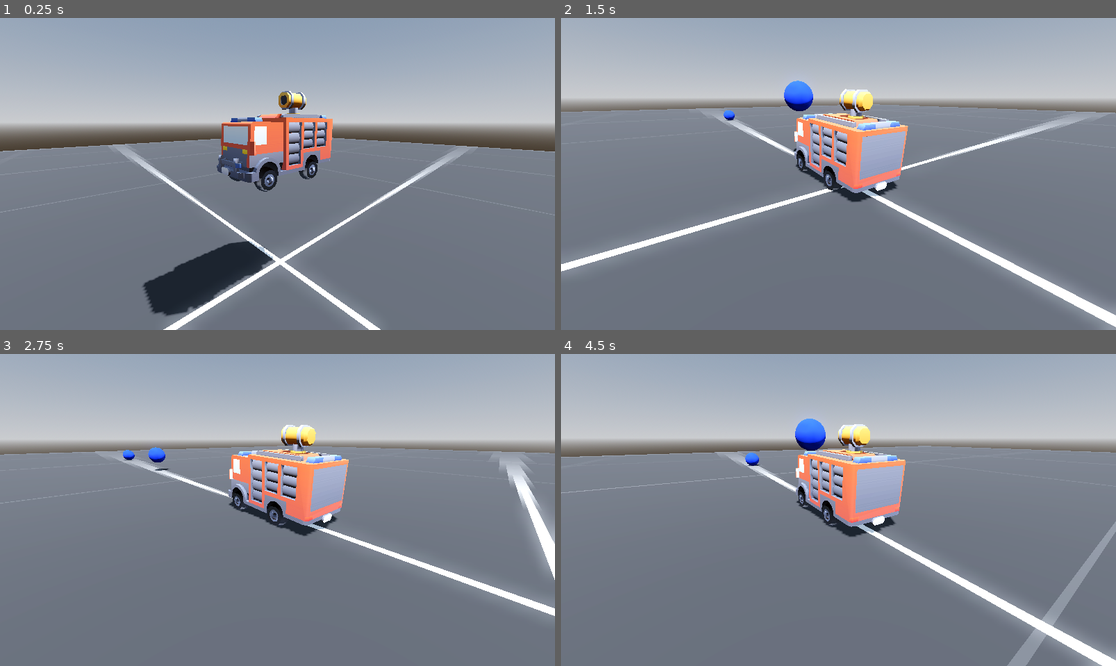
Above: before the commit, frames 1-4 (two rows, left to right).
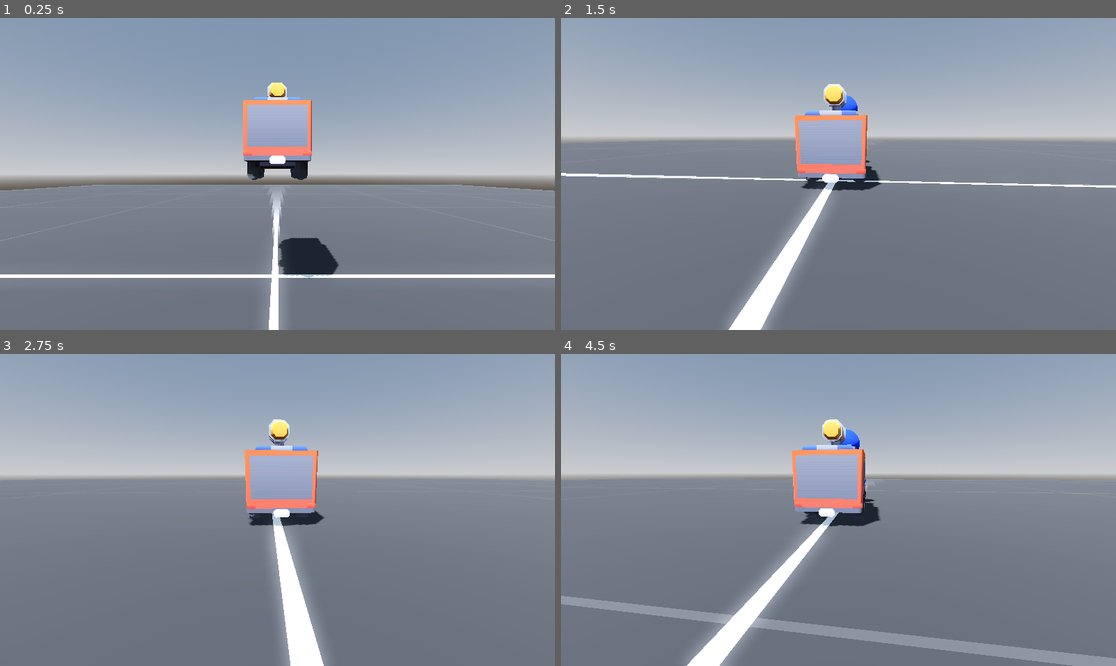
Above: after the commit, the same moments.

Repository: mpowell773/FireFighter
Game: Godot game, scene res://Scenes/main.tscn
Same seed, same stepped clock (60 frames per second), same inputs: the game is played once before the commit and once after it.
Inputs (mouse positions are in pixels of both pictures, inside the frame that each line leads up to):
- Up to frame 1 (0.25 s): no input
- Up to frame 2 (1.5 s): move the mouse to (866, 174) at 0.52 s; hold W (accelerate) from 0.53 s (still down); tap Space (shoot_cannon) at 0.6, 1.35 s; move the mouse to (810, 174) at 1.27 s
- Up to frame 3 (2.75 s): keep holding W (accelerate); move the mouse to (288, 503) at 2.02 s; tap Space (shoot_cannon) at 2.1 s
- Up to frame 4 (4.5 s): keep holding W (accelerate); move the mouse to (832, 516) at 2.77 s; tap Space (shoot_cannon) at 2.85, 3.6, 4.35 s; move the mouse to (877, 513) at 3.52 s; move the mouse to (794, 506) at 4.27 s

The runs differ from the first frame. In frame 1, 41% of the frame differs, in the area x 0-100%, y 15-100%; in frame 2, 30%; in frame 3, 24%; in frame 4, 28%.

Commit message:
Commit here to begin reimplementation of camera

Diff:
--- a/fire-fighter/Scenes/cam.gd
+++ b/fire-fighter/Scenes/cam.gd
@@ -23,14 +23,17 @@
 	if not has_been_selected:
 		fire_truck = assign_firetruck_variable()
 	else:
-		default_rotation_pos = (Vector3(fire_truck.rotation.x,
-										fire_truck.rotation.y,
-										0.0)
-										+ offset_rotation_pos
-										)
+		var update_rotation_pos := (Vector3(fire_truck.rotation.x,
+									fire_truck.rotation.y,
+									0.0)
+									+ offset_rotation_pos
+									)
+		#if update_rotation_pos.y >= TAU:
+		look_at(fire_truck.position)
+		default_rotation_pos = update_rotation_pos
 
-	if not is_manual_camera:
-			reset_to_default_position()
+	#if not is_manual_camera:
+			#reset_to_default_position()
 
 
 func _input(event: InputEvent) -> void:
